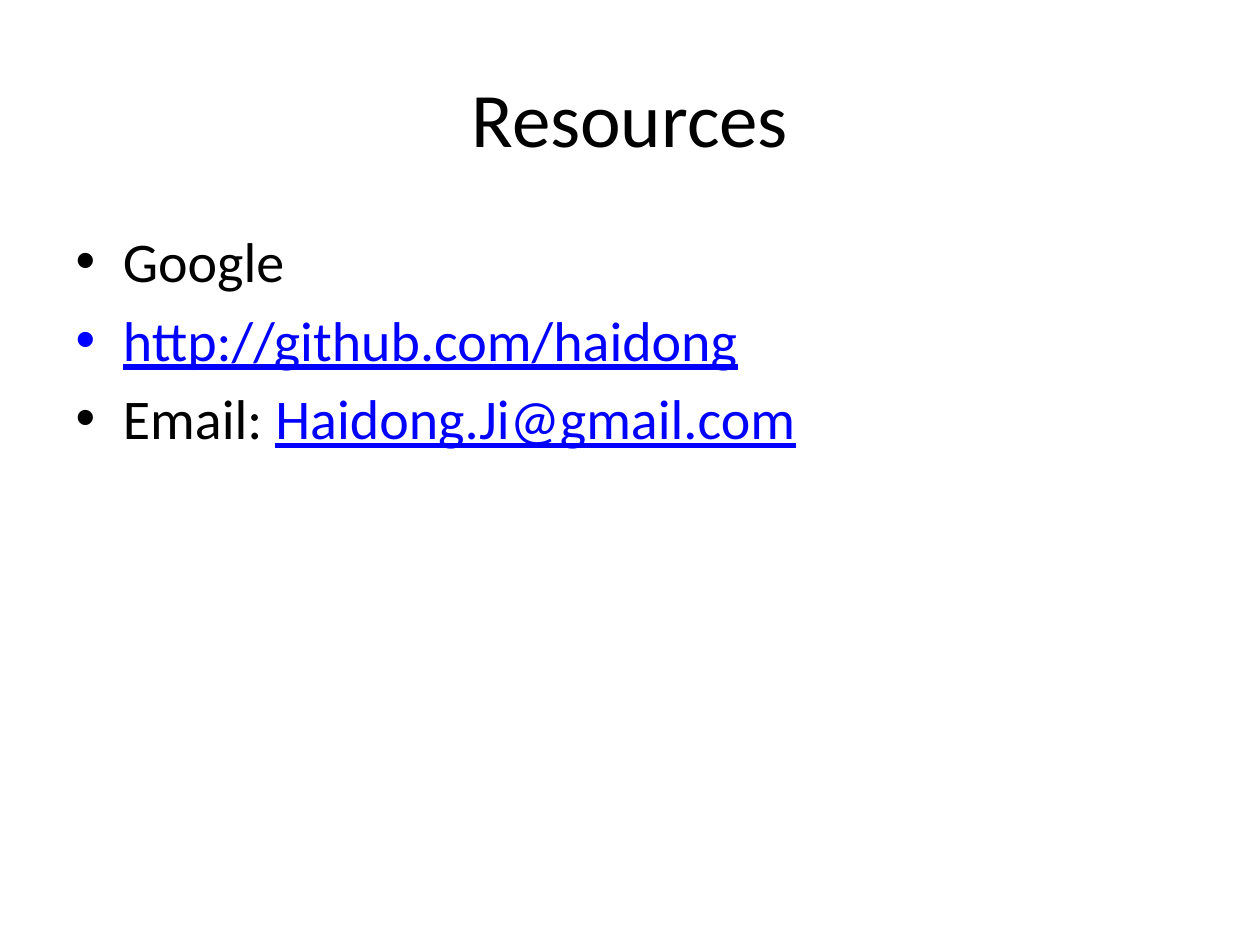
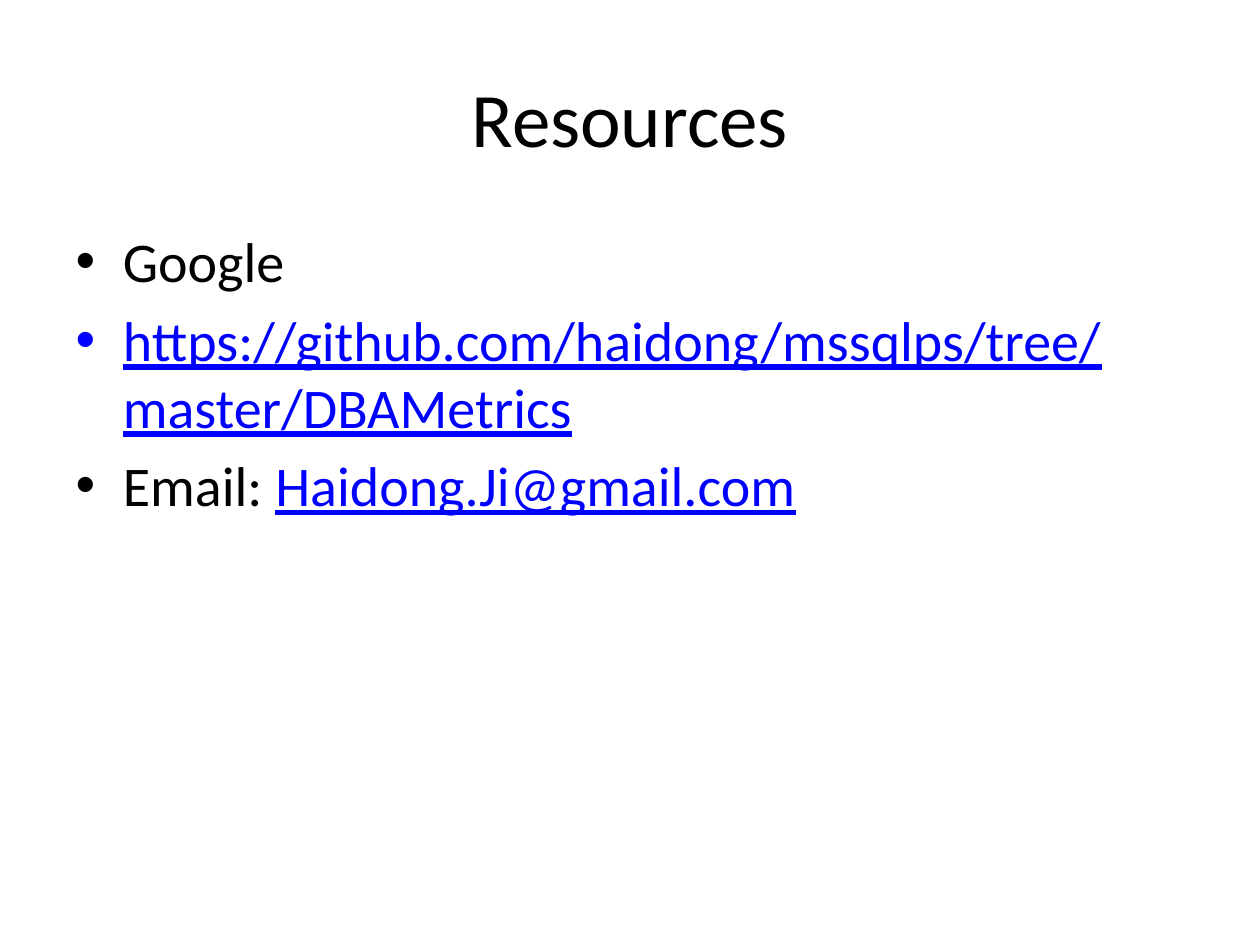
Before and after one commit to haidong/mssqlps, a slide deck: slide 9 of DBAMetrics/DBAMetricsAndThePowerOfAutomation.pptx. Drawn at 1260x945 pixels with LibreOffice and Linux fonts; fonts in the diff are those of the drawing. Boxes give left, top, right and bottom in pixels: in the first picture for what was removed or moved away, otherwise in the second. Text is boxed around its words. In the diff, an @@ line names an element or a change of style, - is before the commit and + after.

Commit message:
Added direct URL to DBAMetrics on github

```diff
--- a/DBAMetrics/DBAMetricsAndThePowerOfAutomation.pptx
+++ b/DBAMetrics/DBAMetricsAndThePowerOfAutomation.pptx
@@ text at bbox=[123, 322, 1101, 437]: text changed @@
-• http://github.com/haidong
+• https://github.com/haidong/mssqlps/tree/master/DBAMetrics
```
